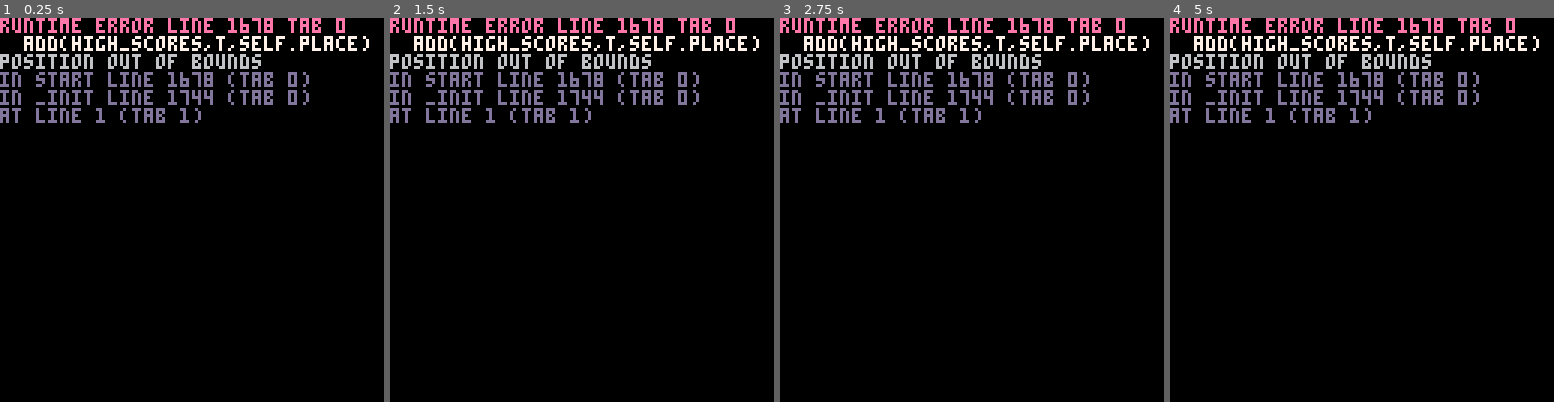
Above: before the commit, frames 1-4 (left to right).
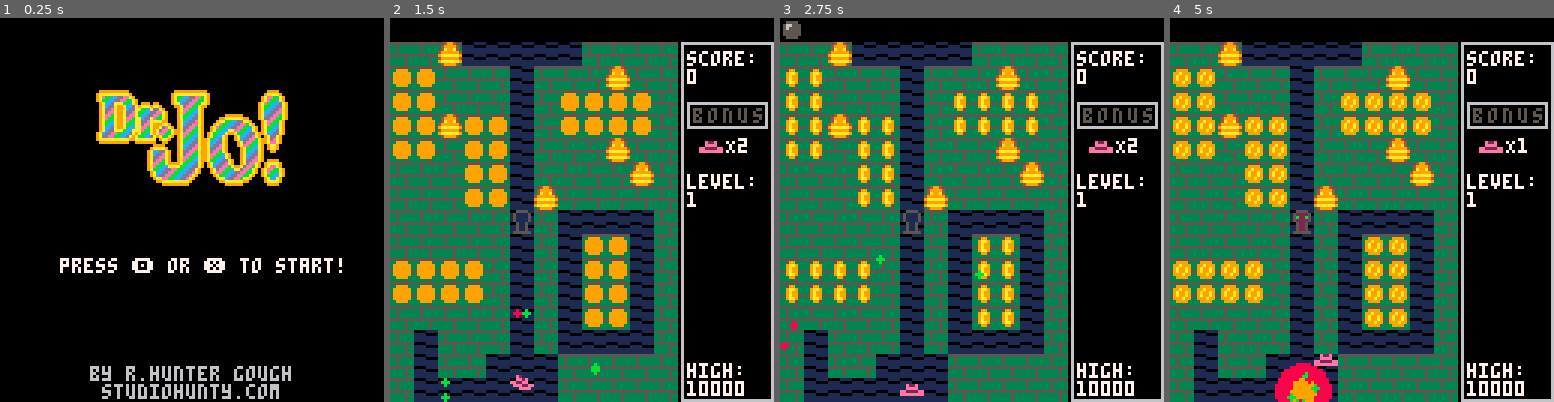
Above: after the commit, the same moments.

Repository: luvcraft/drjo
Game: PICO-8 cartridge drjo.p8
Two runs of this game, one before a commit and one after it. Both use one fixed random seed, a clock stepped at 60 frames per second and the inputs below.
Inputs:
- Up to frame 1 (0.25 s): no input
- Up to frame 2 (1.5 s): tap X (X key) at 0.33, 1.07 s; tap O (Z key) at 0.7 s
- Up to frame 3 (2.75 s): hold Right 1.6-2.1 s; tap O (Z key) at 1.7, 2.1, 2.5 s; tap X (X key) at 1.85 s; hold Up 2.15-2.42 s; hold Right from 2.47 s (still down)
- Up to frame 4 (5 s): tap O (Z key) every 0.4 s from 2.9 to 4.9 s; tap X (X key) at 2.97, 4.08 s; release Right at 3.03 s; hold Left 3.08-3.58 s; hold Down 3.63-3.97 s; hold Right 4.02-4.68 s; hold Up from 4.73 s (still down)

The runs differ from the first frame. In frame 1, 17% of the frame differs, in the area x 0-97%, y 0-100%; in frame 2, 73%; in frame 3, 73%; in frame 4, 73%, in the area x 0-100%, y 0-100%.
Error before the commit: runtime error line 1678 tab 0; add(high_scores,t,self.place); position out of bounds

Commit message:
oops, forgot to commit

Diff:
--- a/drjo.p8
+++ b/drjo.p8
@@ -143,7 +143,7 @@
 -- load high scores
 function load_high_scores()
 	high_scores = {}
-	for i=0,25,5 do
+	for i=0,20,5 do
 		local t = {}
 		t.score = dget(i)
 		t.kscore = dget(i+1)
@@ -1654,22 +1654,23 @@
 score_entry = {
 	selected_letter = 1,
 	name_letter = 1,
-	name = {},
+	name = {29,29,29},
 	place = 1,
 
 	start = function(self)
 		game_mode = 5
 		camera()
 
+		self.countdown = 60
 		self.selected_letter = 1
 		self.name_letter = 1
-		self.name = {}
+		self.name = {29,29,29}
 
 		self.place = 0
 		for i=#high_scores,1,-1 do
 			if(kscore > high_scores[i].kscore) then
 				self.place = i
-			elseif(kscore == high_scores[i] and score >high_scores[i].score) then
+			elseif(kscore == high_scores[i].kscore and score > high_scores[i].score) then
 				self.place = i
 			end
 		end
@@ -1677,29 +1678,61 @@
 		local t = {}
 		t.kscore = kscore
 		t.score = score
-		t.name = {}
-		add(high_scores,t,self.place)
+		t.name = {29,29,29}
+
+		-- insert by index wouldn't work, so I have to do this instead
+		local new_high_scores = {}
+		for i=1,5 do
+			if(self.place == i) then
+				add(new_high_scores,t)
+			end
+			if(#new_high_scores<5) then
+				add(new_high_scores,high_scores[i])
+			end
+		end
+
+		high_scores = new_high_scores
+
 	end,
 
 	update = function(self)
-		if (btnp(0)) then
-			self.selected_letter -= 1
-		elseif (btnp(1)) then
-			self.selected_letter += 1
-		elseif (btnp(2)) then
-			self.selected_letter -= 10
-		elseif (btnp(3)) then
-			self.selected_letter += 10
-		end
-
-		if(self.selected_letter < 1) then
-			self.selected_letter += #high_score_characters
-		elseif(self.selected_letter > #high_score_characters) then
-			self.selected_letter -= #high_score_characters
-		end
-
-		if(btnp(4) or btnp(5)) then
-
+		if(self.name_letter < 4) then
+			if (btnp(0)) then
+				self.selected_letter -= 1
+			elseif (btnp(1)) then
+				self.selected_letter += 1
+			elseif (btnp(2)) then
+				self.selected_letter -= 10
+			elseif (btnp(3)) then
+				self.selected_letter += 10
+			end
+
+			if(self.selected_letter < 1) then
+				self.selected_letter += #high_score_characters
+			elseif(self.selected_letter > #high_score_characters) then
+				self.selected_letter -= #high_score_characters
+			end
+
+			if(btnp(4) or btnp(5)) then
+				if(self.selected_letter == 30) then
+					if(self.name_letter > 1) then
+						self.name_letter -= 1
+					end
+				else
+					self.name[self.name_letter] = self.selected_letter
+					self.name_letter += 1
+				end
+			end
+
+			high_scores[self.place].name = self.name
+		else
+			-- name entry done
+			-- do countdown, and then save and return to title
+			self.countdown -= 1
+			if(self.countdown < 0) then
+				save_high_scores()
+				title_screen:start()
+			end
 		end
 	end,
 
@@ -1709,29 +1742,43 @@
 		local s = "you got a new high score!"
 		print(s,64-(#s*2),8,10)
 
-		for i=1,#high_score_characters do
-			local x = (((i-1) % 10) * 8) + 24
-			local y = (flr((i-1)/10) * 12) + 24
-			if(i==self.selected_letter) then
-				spr(50,x-3,y-1)
-				print(high_score_characters[i], x, y, 10)
-			else
-				print(high_score_characters[i], x, y, 7)
-			end
+		if(self.name_letter < 4) then
+			for i=1,#high_score_characters do
+				local x = (((i-1) % 10) * 8) + 24
+				local y = (flr((i-1)/10) * 12) + 24
+				if(i==self.selected_letter) then
+					spr(50,x-3,y-1)
+					print(high_score_characters[i], x, y, 10)
+				else
+					print(high_score_characters[i], x, y, 7)
+				end
+			end
+		end
+
+		rect(64-8,62,64+6,70,7)
+
+		for i=1,3 do
+			local color = 10
+			if(i==self.name_letter) then
+				color = rainbow_color
+			end
+			local x = 64-10+(i*4)
+			print(high_score_characters[self.name[i]],x,64,color)
 		end
 
 		s = "high scores:"
-		print(s,64-(#s*2),64,12)
+		print(s,64-(#s*2),80,12)
 
 		for i=1,#high_scores do
-			if(#high_scores[i].name == 3) then
-				s = high_score_characters[high_scores[i].name[1]]
-				s = s..high_score_characters[high_scores[i].name[2]]
-				s = s..high_score_characters[high_scores[i].name[3]]
-			else
-				s = "___"
-			end
-			print(i.." "..s.." "..concat_score(high_scores[i].kscore,high_scores[i].score),8,64+(8*i),7)
+			s = high_score_characters[high_scores[i].name[1]]
+			s = s..high_score_characters[high_scores[i].name[2]]
+			s = s..high_score_characters[high_scores[i].name[3]]
+			local color = 7
+			if(i == self.place) then
+				color = 10
+			end
+
+			print(i.." "..s.." "..concat_score(high_scores[i].kscore,high_scores[i].score),8,82+(8*i),color)
 		end
 	end
 }
@@ -1743,8 +1790,7 @@
 	load_high_scores()
 
 	cls()
---	title_screen:start()
-	score_entry:start()
+	title_screen:start()
 end
 
 function _update()
